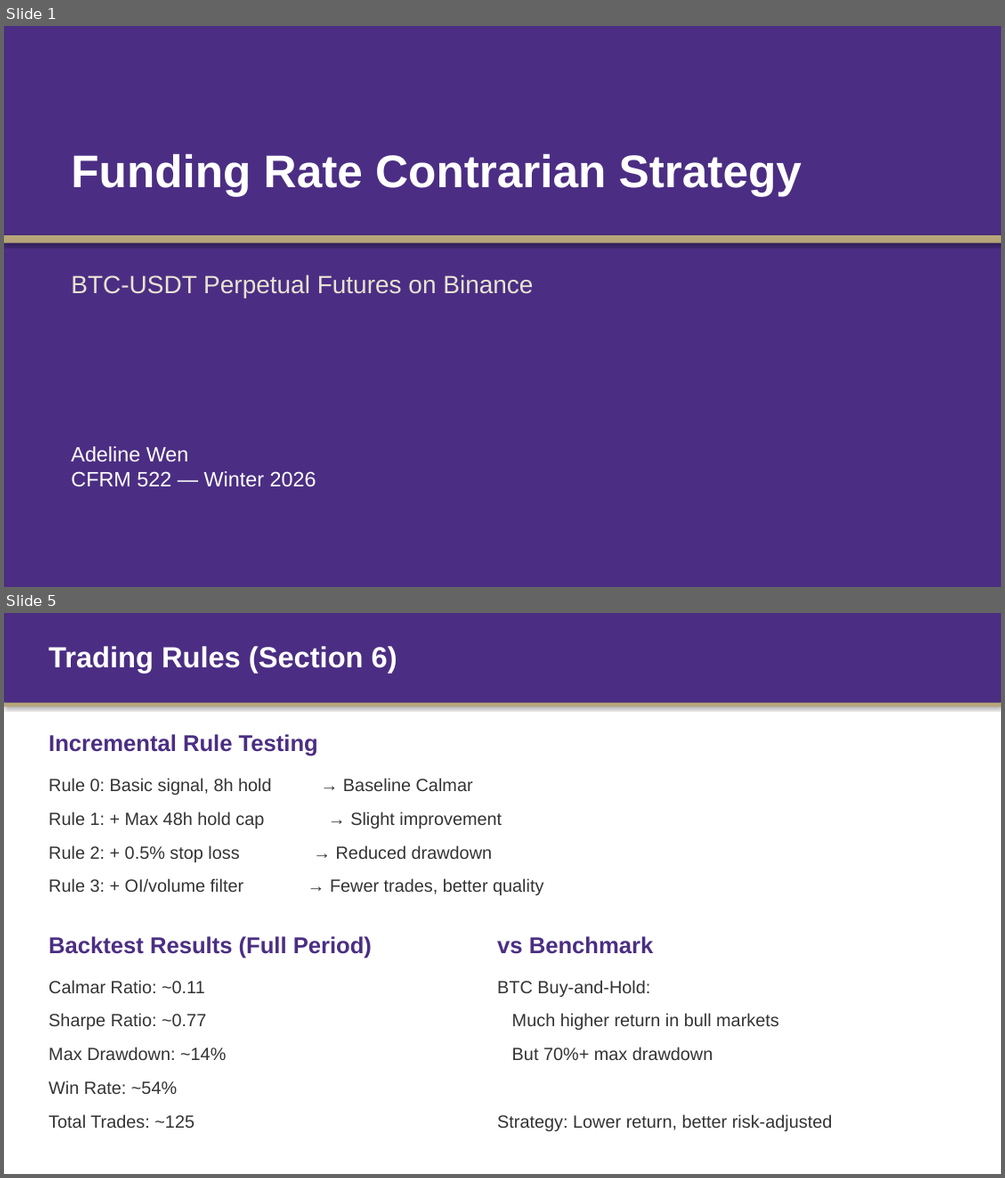
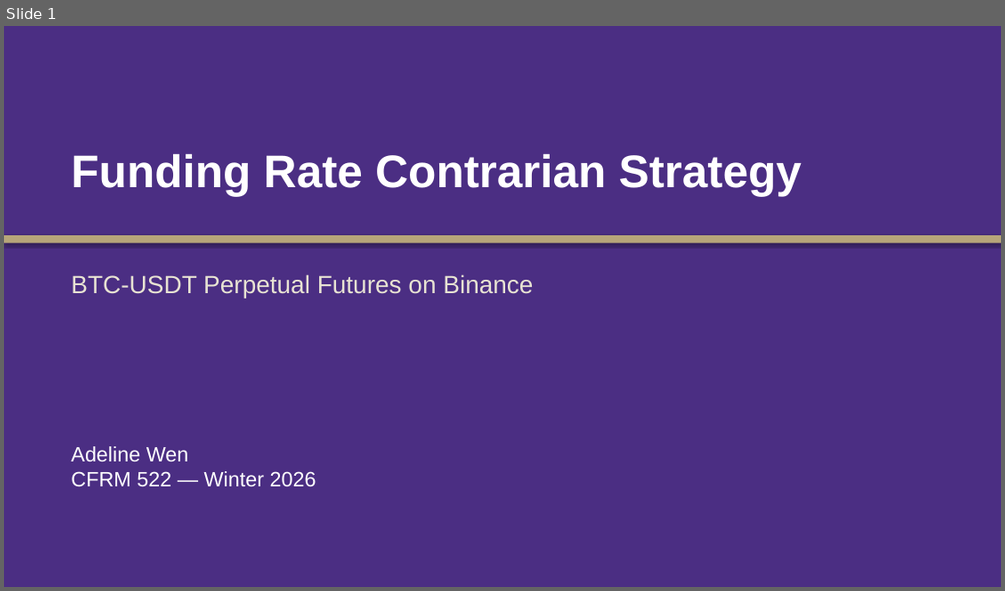
Before and after one commit to Tyche1107/Strategy-project, a slide deck: CFRM522_Presentation.pptx. Shown one above the other, each under a label of ours: slides 1 and 5 before the commit, slide 1 after it; the slides between them are not shown. The pictures are 1005x1178 and 1005x591 pixels, drawn with LibreOffice and Linux fonts; fonts in the diff are those of the drawing. Boxes give left, top, right and bottom in pixels: in the first picture for what was removed or moved away, otherwise in the second. Text is boxed around its words. In the diff, an @@ line names an element or a change of style, - is before the commit and + after.

```diff
--- a/CFRM522_Presentation.pptx
+++ b/CFRM522_Presentation.pptx
@@ slide 5 removed at [4,613,1001,1174], background #FFFFFF @@
@@ rectangle removed at [4,613,1001,703] @@
@@ text removed at [48,646,397,673] @@
-Trading Rules (Section 6)
@@ rectangle removed at [4,703,1001,706] @@
@@ text removed at [48,734,318,756] @@
-Incremental Rule Testing
@@ text removed at [48,778,543,895] @@
-Rule 0: Basic signal, 8h hold → Baseline Calmar
-Rule 1: + Max 48h hold cap → Slight improvement
-Rule 2: + 0.5% stop loss → Reduced drawdown
-Rule 3: + OI/volume filter → Fewer trades, better quality
@@ text removed at [48,936,372,958] @@
-Backtest Results (Full Period)
@@ text removed at [497,936,654,954] @@
-vs Benchmark
@@ text removed at [48,980,226,1127] @@
-Calmar Ratio: ~0.11
-Sharpe Ratio: ~0.77
-Max Drawdown: ~14%
-Win Rate: ~54%
-Total Trades: ~125
@@ text removed at [497,980,833,1131] @@
-BTC Buy-and-Hold:
-Much higher return in bull markets
-But 70%+ max drawdown
-Strategy: Lower return, better risk-adjusted
```
Also in this commit, not shown: 2 slides changed, 12 slides added, 5 other slides removed, 2 other files.
